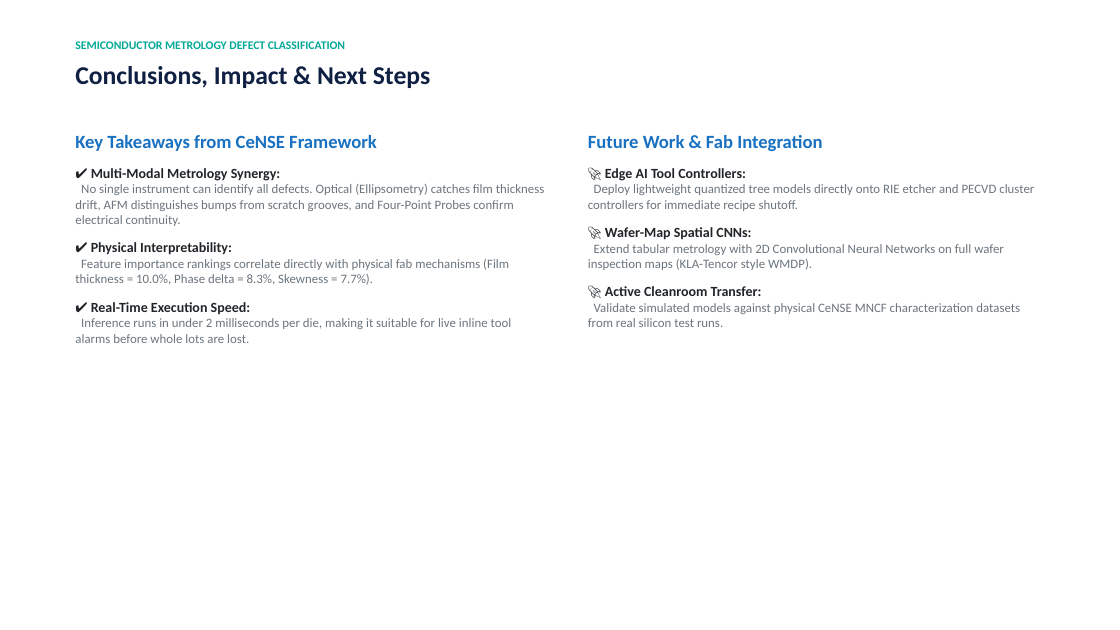
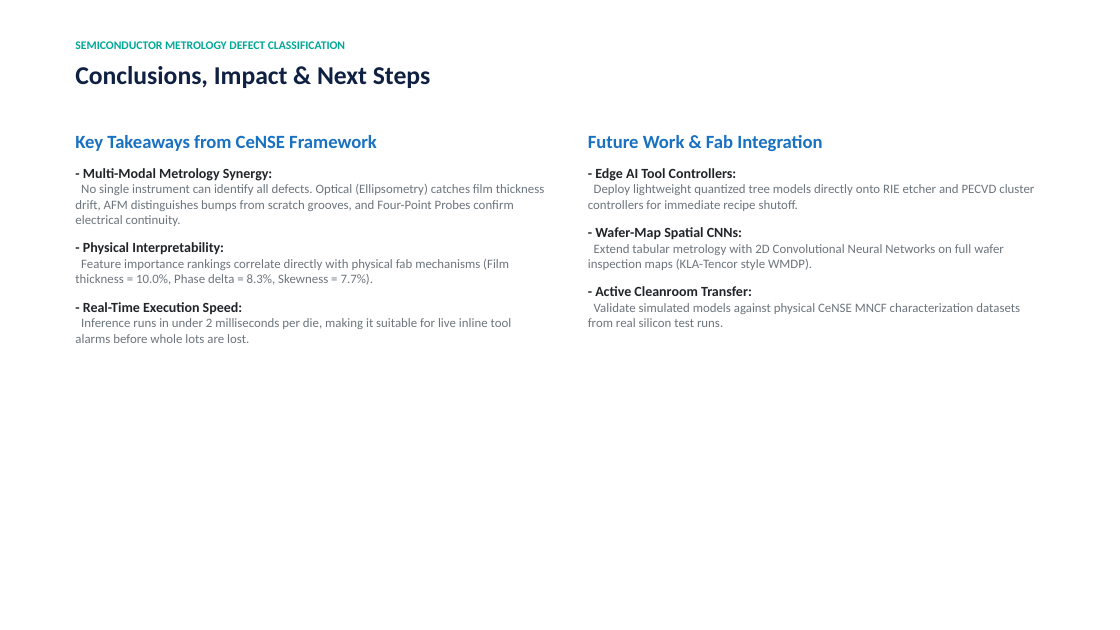
Before and after one commit to Angtong2004/Semiconductor, a slide deck: slide 6 of outputs/presentation.pptx. Drawn at 1120x630 pixels with LibreOffice and Linux fonts; fonts in the diff are those of the drawing. Boxes give left, top, right and bottom in pixels: in the first picture for what was removed or moved away, otherwise in the second. Text is boxed around its words. In the diff, an @@ line names an element or a change of style, - is before the commit and + after.

```diff
--- a/outputs/presentation.pptx
+++ b/outputs/presentation.pptx
@@ text at box(83, 168, 272, 181): text changed @@
-✔ Multi-Modal Metrology Synergy:
+- Multi-Modal Metrology Synergy:
@@ text at box(595, 168, 737, 181): text changed @@
-🚀 Edge AI Tool Controllers:
+- Edge AI Tool Controllers:
@@ text at box(595, 227, 742, 240): text changed @@
-🚀 Wafer-Map Spatial CNNs:
+- Wafer-Map Spatial CNNs:
@@ text at box(83, 242, 224, 255): text changed @@
-✔ Physical Interpretability:
+- Physical Interpretability:
@@ text at box(595, 286, 752, 296): text changed @@
-🚀 Active Cleanroom Transfer:
+- Active Cleanroom Transfer:
@@ text at box(83, 302, 243, 315): text changed @@
-✔ Real-Time Execution Speed:
+- Real-Time Execution Speed:
```
Also in this commit, not shown: 3 other slides changed, 4 other files.
